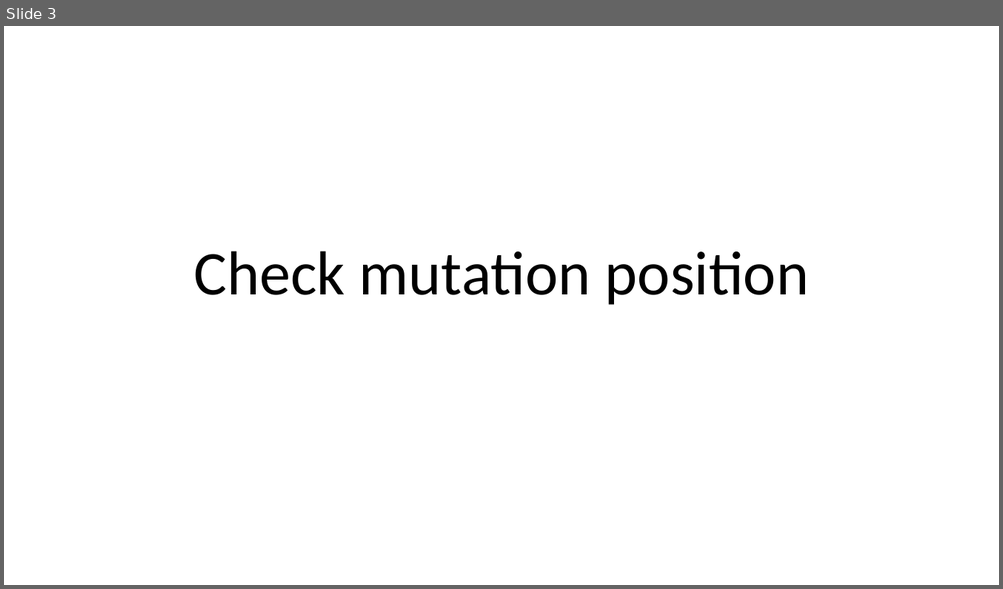
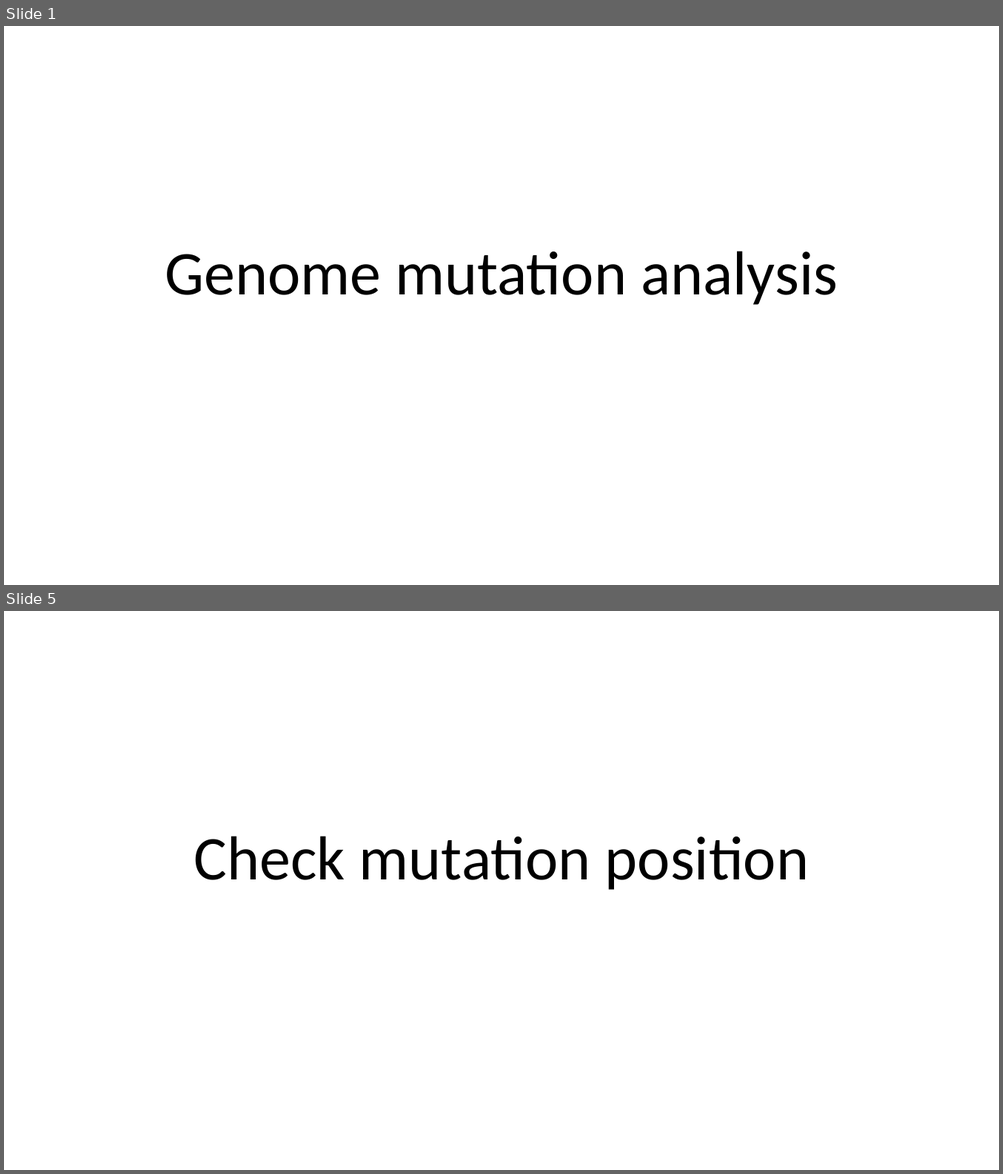
Before and after one commit to HuangDeneil/genome_analysis_python_version, a slide deck: pipeline/pipeline_final.pptx. Shown one above the other, each under a label of ours: slide 3 before the commit, slides 1 and 5 after it; the slides between them are not shown. The pictures are 1003x589 and 1003x1174 pixels, drawn with LibreOffice and Linux fonts; fonts in the diff are those of the drawing. Boxes give left, top, right and bottom in pixels: in the first picture for what was removed or moved away, otherwise in the second. Text is boxed around its words. In the diff, an @@ line names an element or a change of style, - is before the commit and + after.

```diff
--- a/pipeline/pipeline_final.pptx
+++ b/pipeline/pipeline_final.pptx
@@ slide 1 added at <box>4,26,999,585</box>, background #FFFFFF @@
@@ title added at <box>165,251,837,305</box>, 60 pt, text #000000 @@
+Genome mutation analysis
@@ what was slide 3 is now slide 5 @@
```
Also in this commit, not shown: 2 slides changed, 2 other slides added, 3 slides removed, 4 other files.
